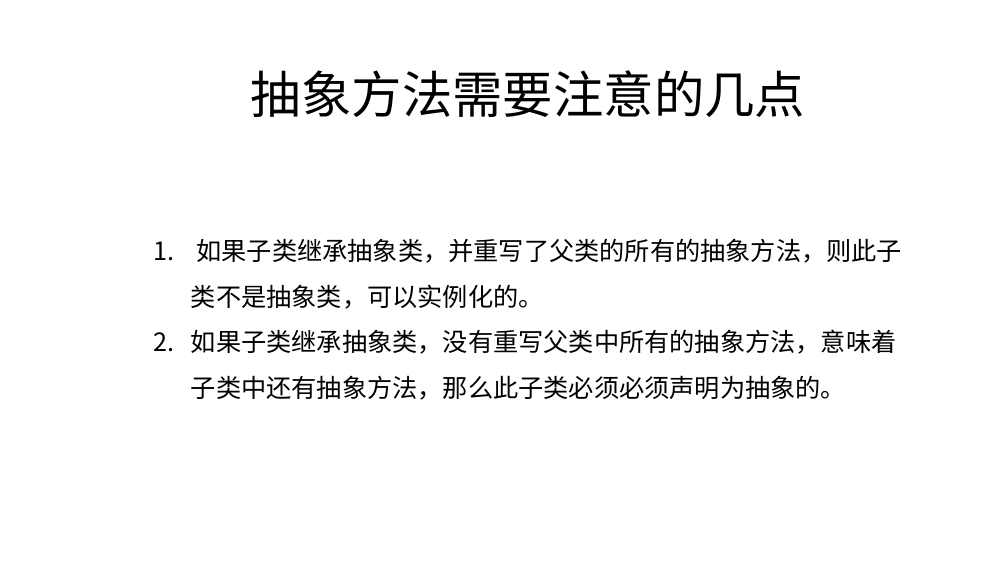
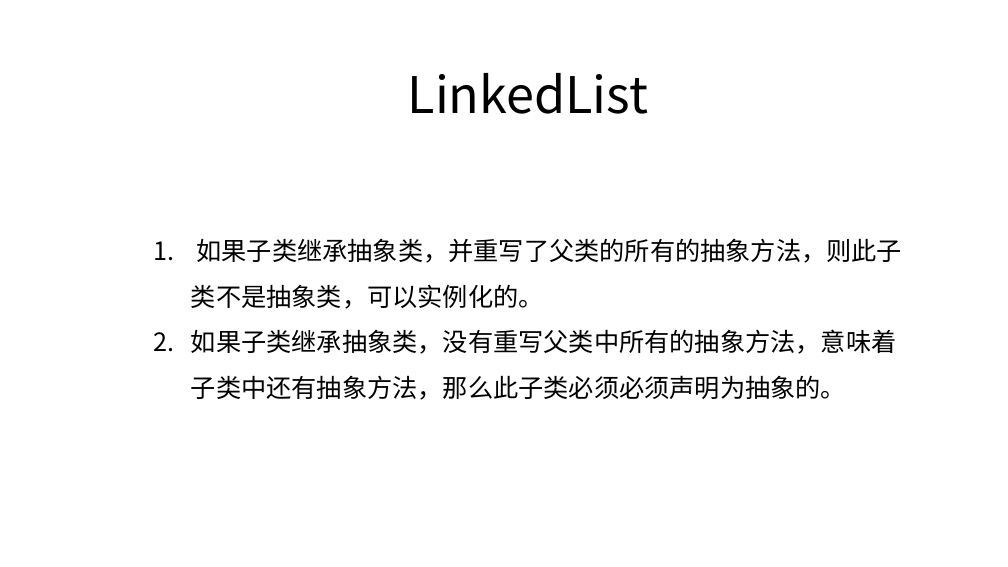
Before and after one commit to zjyesir/hmc_java_1, a slide deck: slide 21 of ppt/15.泛型和容器.pptx (slide 5 before the commit). Drawn at 1008x567 pixels with LibreOffice and Linux fonts; fonts in the diff are those of the drawing; background and template pictures are left out. Boxes give left, top, right and bottom in pixels: in the first picture for what was removed or moved away, otherwise in the second. Text is boxed around its words. In the diff, an @@ line names an element or a change of style, - is before the commit and + after.

```diff
--- a/ppt/15.泛型和容器.pptx
+++ b/ppt/15.泛型和容器.pptx
@@ text at [408, 73, 649, 114]: text changed @@
-抽象方法需要注意的几点
+LinkedList
```
Also in this commit, not shown: 1 other slide changed, 22 slides added, 32 slides removed, 5 other files.
